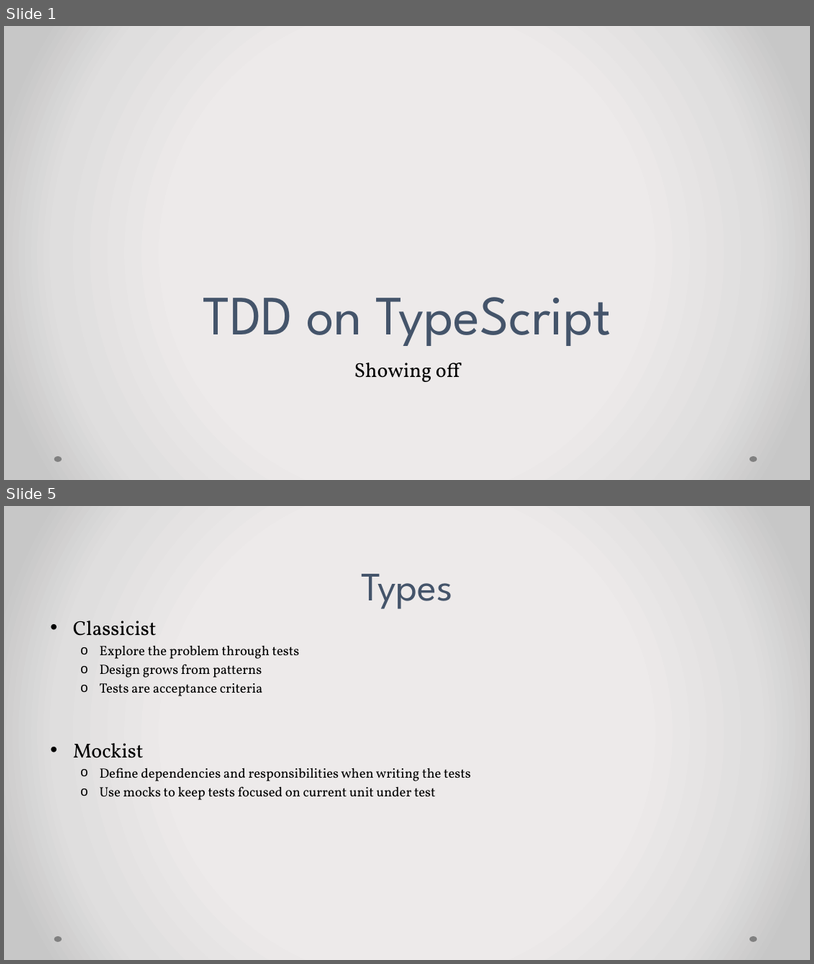
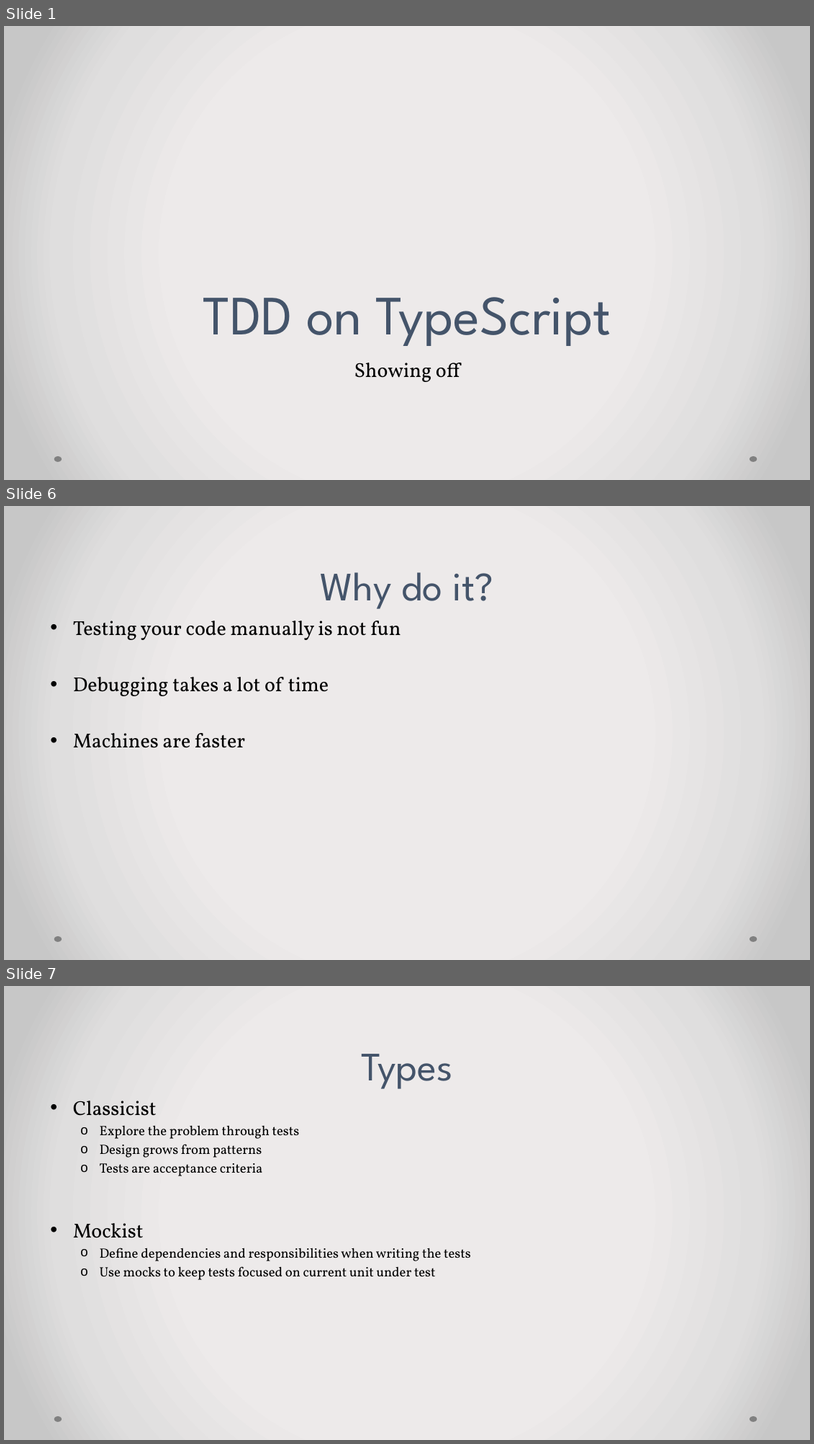
Before and after one commit to paul-antal/tdd-on-typescript, a slide deck: TDD on TypeScript.pptx. Shown one above the other, each under a label of ours: slides 1 and 5 before the commit, slides 1, 6 and 7 after it; the slides between them are not shown. The pictures are 814x964 and 814x1444 pixels, drawn with LibreOffice and Linux fonts; fonts in the diff are those of the drawing. Boxes give left, top, right and bottom in pixels: in the first picture for what was removed or moved away, otherwise in the second. Text is boxed around its words. In the diff, an @@ line names an element or a change of style, - is before the commit and + after.

```diff
--- a/TDD on TypeScript.pptx
+++ b/TDD on TypeScript.pptx
@@ slide 6 added at bbox=[4, 506, 810, 960], background gradient #EDEBEB to #E0DEDE to #C9C7C7; not listed: 2 template elements that a slide beside it also shows @@
@@ title added at bbox=[320, 572, 494, 609], 48 pt, text #44546A @@
+Why do it?
@@ text added at bbox=[73, 620, 401, 748], 24 pt, text #000000 @@
+• Testing your code manually is not fun
+• Debugging takes a lot of time
+• Machines are faster
@@ what was slide 5 is now slide 7 @@
```
Also in this commit, not shown: 4 slides changed, 1 other slide added.
